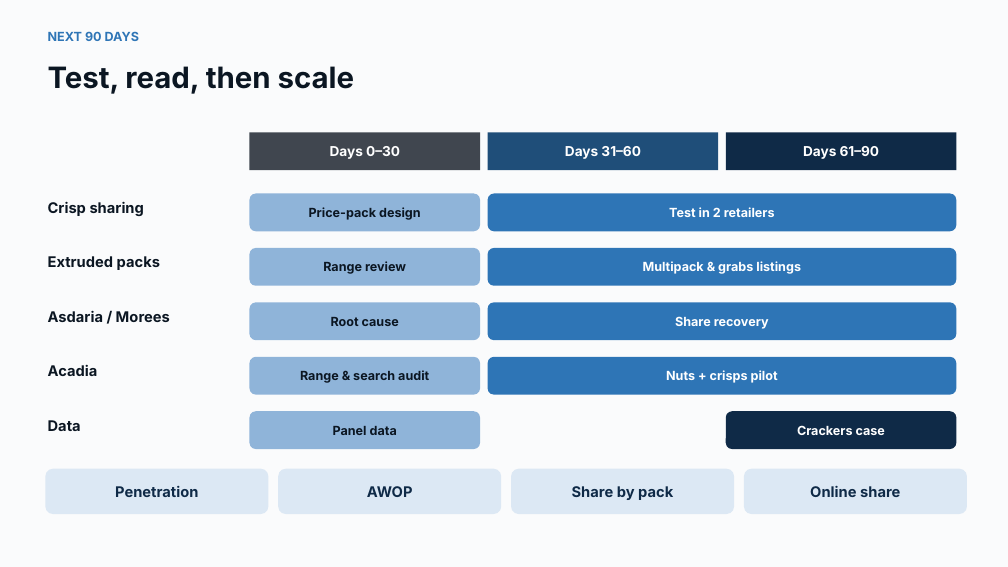
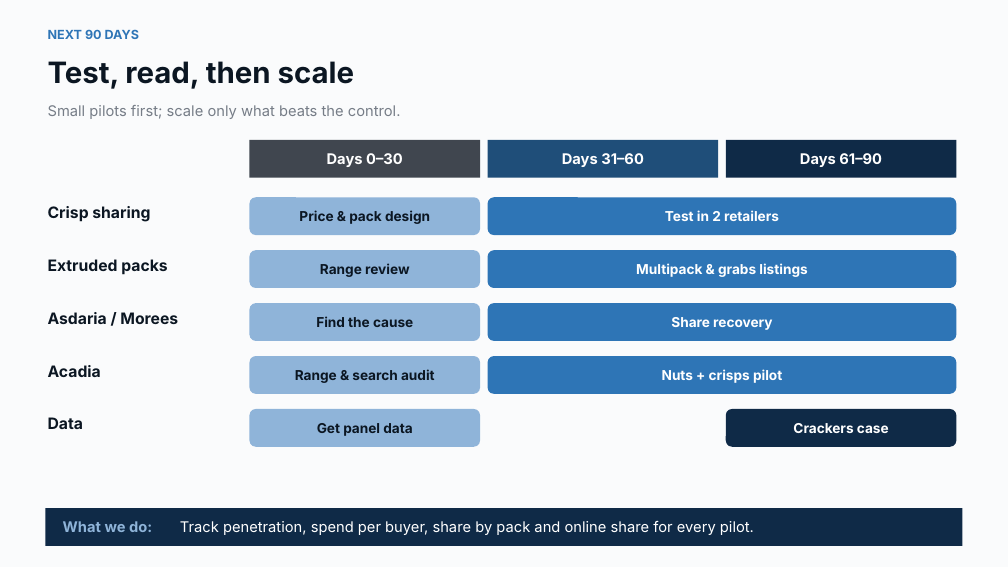
Before and after one commit to harshjunekumar/test-sample, a slide deck: slide 12 of pepsico_savoury_case/UK_Savoury_Growth_Story.pptx (slide 11 before the commit). Drawn at 1008x567 pixels with LibreOffice and Linux fonts; fonts in the diff are those of the drawing. Boxes give left, top, right and bottom in pixels: in the first picture for what was removed or moved away, otherwise in the second. Text is boxed around its words. In the diff, an @@ line names an element or a change of style, - is before the commit and + after.

```diff
--- a/pepsico_savoury_case/UK_Savoury_Growth_Story.pptx
+++ b/pepsico_savoury_case/UK_Savoury_Growth_Story.pptx
@@ text "Test, read, then scale": place and size @@
-text "Test, read, then scale" at bbox=[48, 66, 354, 94]
+text "Test, read, then scale" at bbox=[48, 61, 354, 89]
@@ text added at bbox=[48, 105, 401, 119], 14 pt, text #767D87 @@
+Small pilots first; scale only what beats the control.
@@ 3 rectangles: place and size @@
-3 rectangles at bbox=[250, 132, 957, 170]
+3 rectangles at bbox=[250, 140, 957, 178]
@@ size 13 to 14 pt in 3 elements at bbox=[250, 140, 480, 178], bbox=[488, 140, 718, 178], bbox=[726, 140, 957, 178] @@
@@ size 14 to 15 pt in 5 elements at bbox=[48, 312, 178, 324], bbox=[48, 365, 101, 377], bbox=[48, 417, 83, 429], bbox=[48, 259, 167, 275], bbox=[48, 206, 150, 222] @@
@@ rounded rectangle "Price & pack design": place and size @@
-rounded rectangle "Price & pack design" at bbox=[250, 194, 480, 231]
+rounded rectangle "Price & pack design" at bbox=[250, 197, 480, 235]
@@ size 12 to 13 pt in 7 elements at bbox=[250, 356, 480, 394], bbox=[488, 303, 957, 341], bbox=[488, 356, 957, 394], bbox=[250, 250, 480, 288], bbox=[488, 250, 957, 288], bbox=[726, 409, 957, 447], bbox=[488, 197, 957, 235] @@
@@ rounded rectangle "Test in 2 retailers": place and size @@
-rounded rectangle "Test in 2 retailers" at bbox=[488, 194, 957, 231]
+rounded rectangle "Test in 2 retailers" at bbox=[488, 197, 957, 235]
@@ text in rounded rectangle at bbox=[299, 210, 430, 224]: text changed; size 12 to 13 pt @@
-Price-pack design
+Price & pack design
@@ text in rounded rectangle at bbox=[316, 316, 413, 327]: text changed; size 12 to 13 pt @@
-Root cause
+Find the cause
@@ text in rounded rectangle at bbox=[317, 423, 412, 436]: text changed; size 12 to 13 pt @@
-Panel data
+Get panel data
@@ rounded rectangle removed at bbox=[45, 469, 268, 514] @@
-Penetration
@@ rounded rectangle removed at bbox=[278, 469, 501, 514] @@
-AWOP
@@ rounded rectangle removed at bbox=[511, 469, 734, 514] @@
-Share by pack
@@ rounded rectangle removed at bbox=[744, 469, 967, 514] @@
-Online share
@@ rectangle added at bbox=[45, 508, 963, 546], fill #0F2A47 @@
@@ text added at bbox=[63, 521, 152, 532], 14 pt, text #8FB4D9, bold @@
+What we do:
@@ text added at bbox=[180, 521, 754, 535], 14 pt, text #FFFFFF @@
+Track penetration, spend per buyer, share by pack and online share for every pilot.
```
Also in this commit, not shown: 10 other slides changed, 2 slides added, 1 slide removed, 1 other file.
